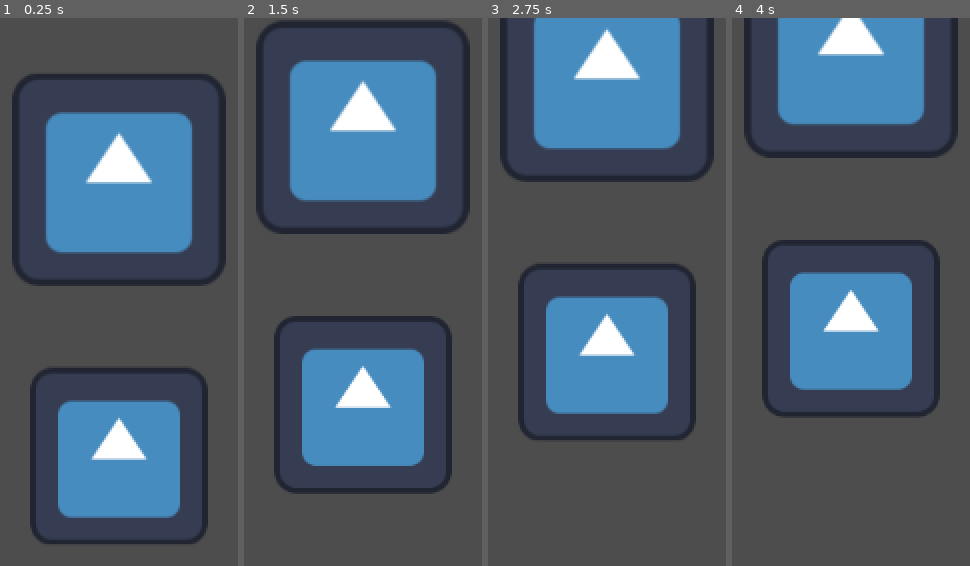
Above: before the commit, frames 1-4 (left to right).
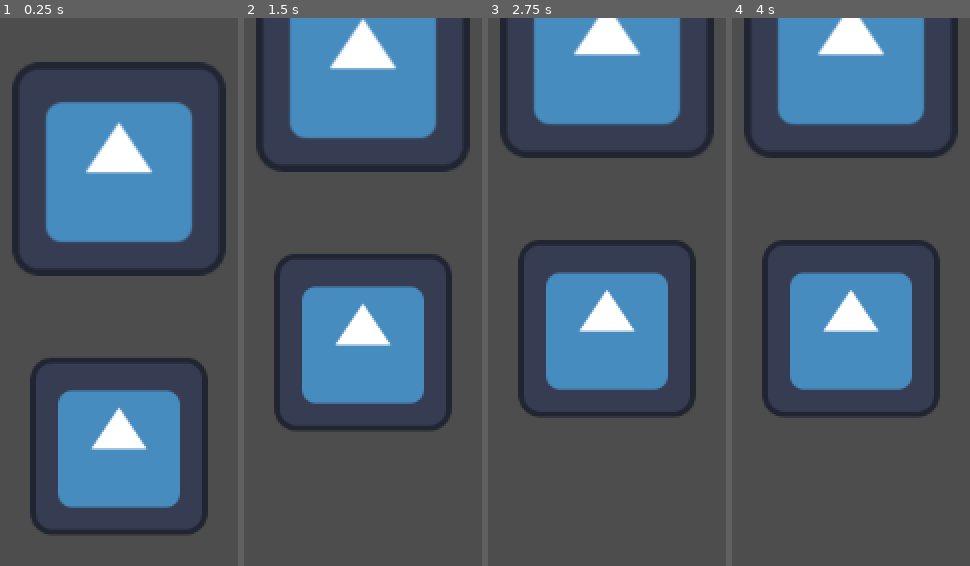
Above: after the commit, the same moments.

Repository: TheJP/GlobalGameJam2025
Game: Godot game, scene res://level/level.tscn
Two runs of this game, one before a commit and one after it. Both use one fixed random seed, a clock stepped at 60 frames per second and the inputs below. The engine's default icon, where the game draws it, is replaced by a stand-in: a white triangle on a blue panel in a dark square.
Inputs:
- Up to frame 1 (0.25 s): no input
- Up to frame 2 (1.5 s): no input
- Up to frame 3 (2.75 s): no input
- Up to frame 4 (4 s): no input

The runs differ from the first frame. In frame 1, 14% of the frame differs, in the area x 5-95%, y 8-96%; in frame 2, 33%, in the area x 5-95%, y 0-87%; in frame 3, 17%; in frame 4, nothing differs.

Commit message:
Add pump logic

Diff:
--- a/boat/boat.gd
+++ b/boat/boat.gd
@@ -5,10 +5,10 @@
 @export var max_height:float = 200
 @export var min_height:float = -200
 
-@export var speed_up:float = 30
-@export var speed_down:float = 50
-@export var pump_height_add:float = 3
-@export var lose_air_sub:float = 10
+@export var speed_up:float = 60
+@export var speed_down:float = 100
+@export var pump_height_add:float = 8
+@export var lose_air_sub:float = 20
 
 @onready var body_node: BoatBody = $Body
 @onready var bubble_node: BoatBubble = $Bubble
--- a/boat/pump.gd
+++ b/boat/pump.gd
@@ -3,8 +3,22 @@
 
 signal pump_up
 
+@export var pump_duration:float = 0.1 # seconds for the pump to move from one end to the other
+
+var pump_position:float = 0
+var pump_goal:float = 0
+
 func _process(delta):
 	if PlayerInput.is_just_pressed(PlayerInput.Action.ASCEND_A):
+		pump_goal = 1
+	if PlayerInput.is_just_pressed(PlayerInput.Action.ASCEND_B):
+		pump_goal = -1
+
+	if pump_position == pump_goal:
+		# we are already at the goal
+		return
+
+	pump_position = move_toward(pump_position, pump_goal, 1 / pump_duration * delta)
+
+	if pump_position == pump_goal and pump_goal != 0:
 		pump_up.emit()
-	if PlayerInput.is_just_pressed(PlayerInput.Action.ASCEND_B):
-		pump_up.emit()
